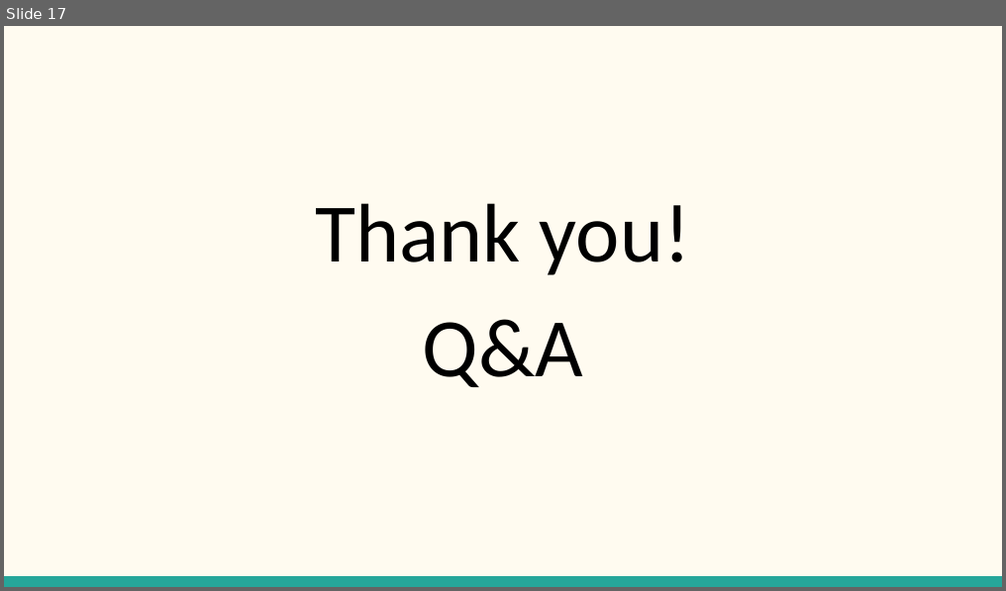
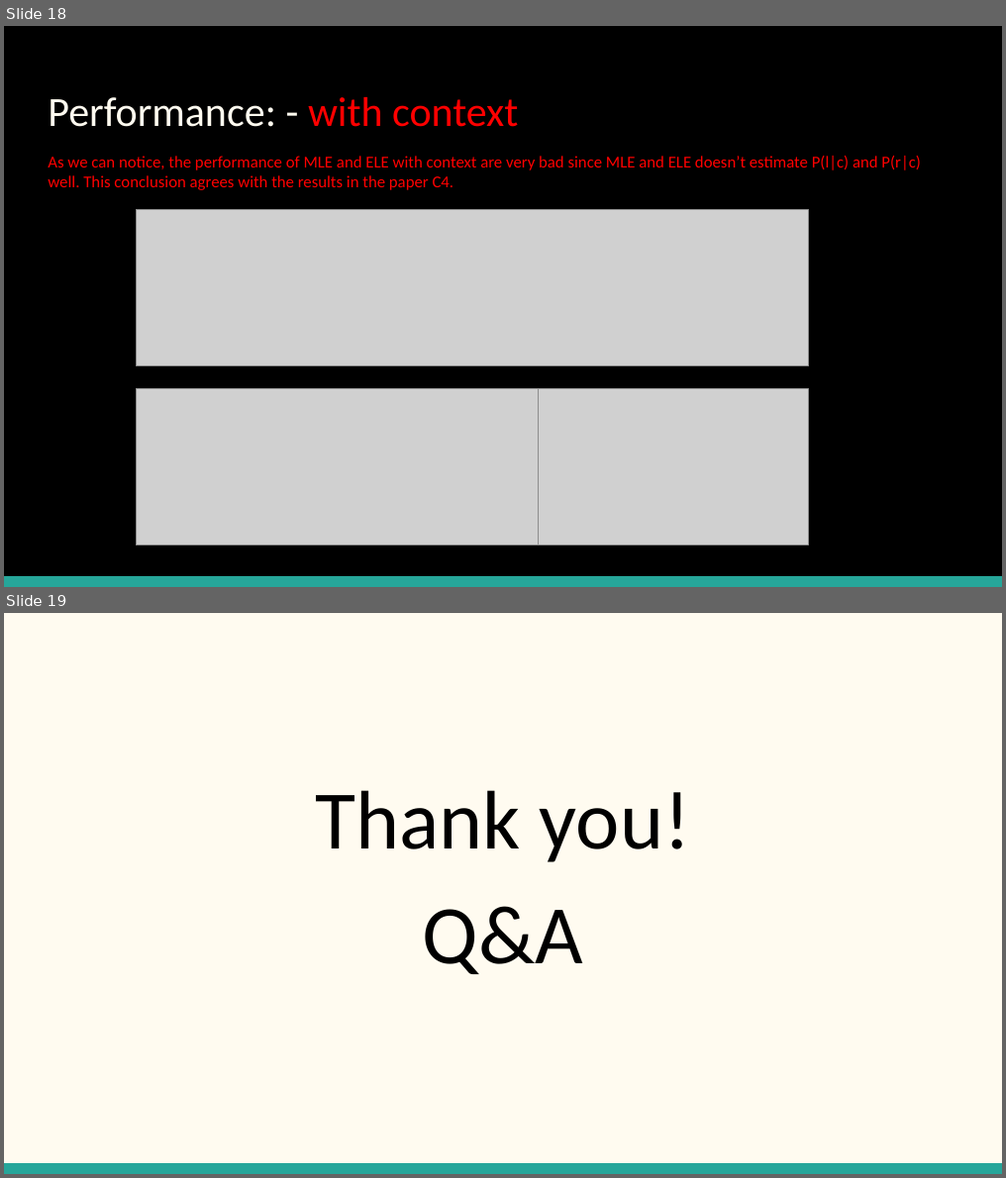
Before and after one commit to TZstatsADS/Fall2018-Project4-sec1--sec1proj4_grp6, a slide deck: doc/Sec 1 Proj 4 Group 6.pptx. Shown one above the other, each under a label of ours: slide 17 before the commit, slides 18 and 19 after it. The pictures are 1006x591 and 1006x1178 pixels, drawn with LibreOffice and Linux fonts; fonts in the diff are those of the drawing; grey boxes stand for pictures. Boxes give left, top, right and bottom in pixels: in the first picture for what was removed or moved away, otherwise in the second. Text is boxed around its words. In the diff, an @@ line names an element or a change of style, - is before the commit and + after.

```diff
--- a/doc/Sec 1 Proj 4 Group 6.pptx
+++ b/doc/Sec 1 Proj 4 Group 6.pptx
@@ slide 18 added at [4,26,1002,587], background #000000; not listed: 1 template element that a slide beside it also shows @@
@@ title added at [48,97,518,127], 30 pt, text #FFFBF0 @@
+Performance: - with context
@@ text added at [48,156,920,190], 12 pt, text #FF0000 @@
+As we can notice, the performance of MLE and ELE with context are very bad since MLE and ELE doesn’t estimate P(l|c) and P(r|c) well. This conclusion agrees with the results in the paper C4.
@@ picture added at [137,209,808,367] @@
@@ picture added at [136,388,538,545] @@
@@ picture added at [538,388,807,545] @@
@@ what was slide 17 is now slide 19 @@
```
Also in this commit, not shown: 3 other slides added, 2 slides removed, 4 other files.
